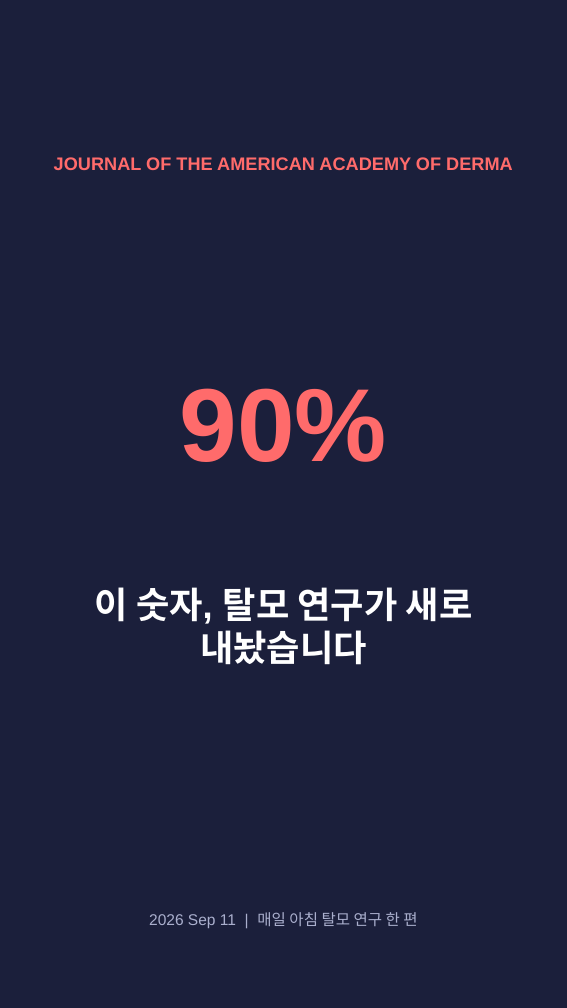
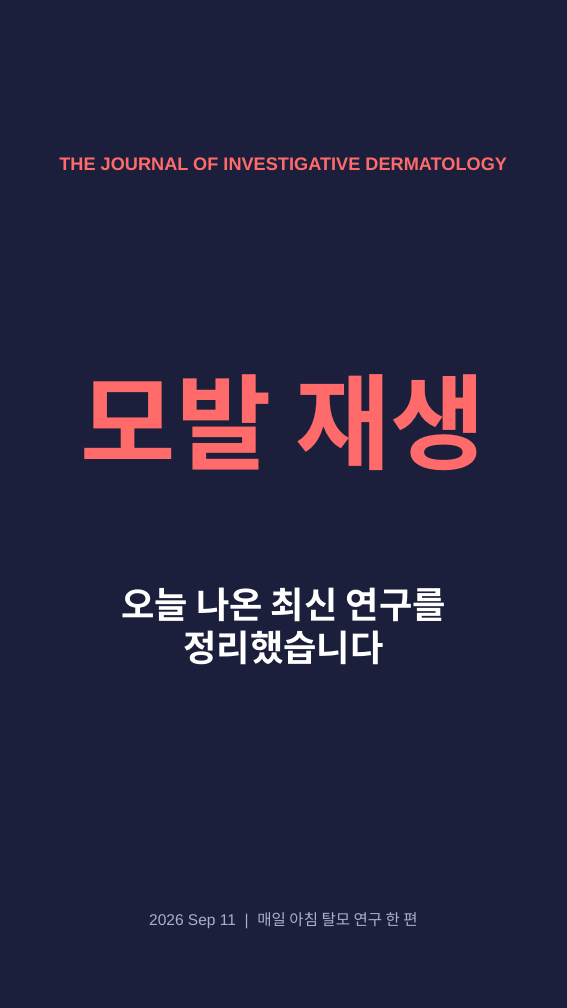
Before and after one commit to hyokang2010-BJ-ANTH/product-builder-test, a slide deck: slide 1 of data/2026-09-13/slides.pptx. Drawn at 567x1008 pixels with LibreOffice and Linux fonts; fonts in the diff are those of the drawing. Boxes give left, top, right and bottom in pixels: in the first picture for what was removed or moved away, otherwise in the second. Text is boxed around its words. In the diff, an @@ line names an element or a change of style, - is before the commit and + after.

```diff
--- a/data/2026-09-13/slides.pptx
+++ b/data/2026-09-13/slides.pptx
@@ text at <box>59,157,507,170</box>: text changed @@
-JOURNAL OF THE AMERICAN ACADEMY OF DERMA
+THE JOURNAL OF INVESTIGATIVE DERMATOLOGY
@@ text at <box>81,374,486,471</box>: text changed @@
-90%
+모발 재생
@@ text at <box>121,587,446,665</box>: text changed @@
-이 숫자, 탈모 연구가 새로 내놨습니다
+오늘 나온 최신 연구를 정리했습니다
```
Also in this commit, not shown: 2 other slides changed, 3 slides added, 2 slides removed, 21 other files.
